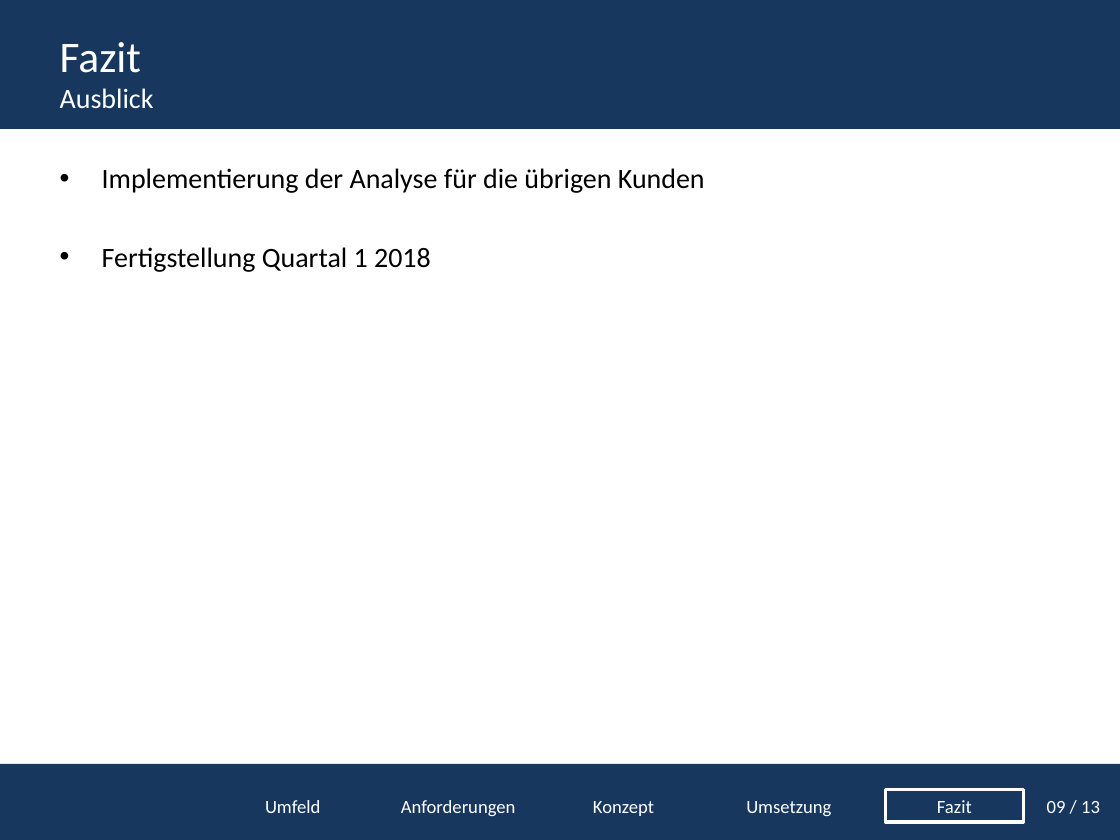
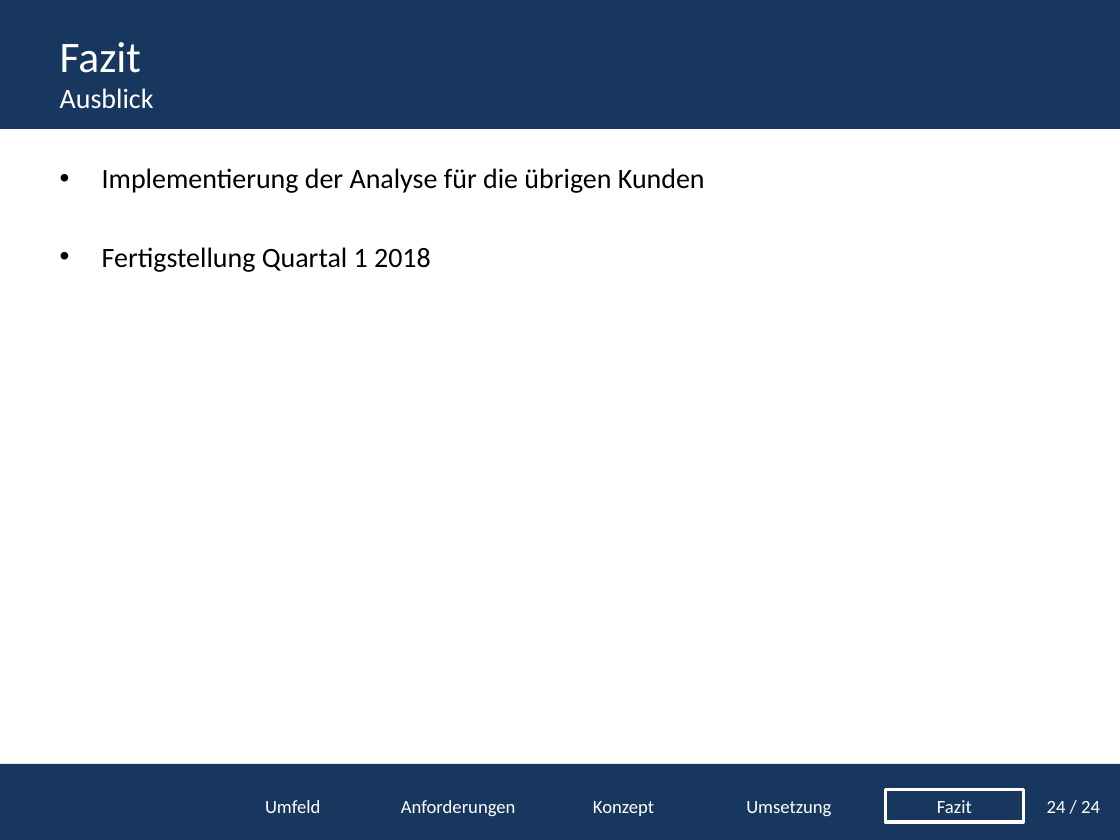
Before and after one commit to tomtom1992/Projektpr-sentation, a slide deck: slide 26 of Projektpräsentation.pptx. Drawn at 1120x840 pixels with LibreOffice and Linux fonts; fonts in the diff are those of the drawing; background and template pictures are left out. Boxes give left, top, right and bottom in pixels: in the first picture for what was removed or moved away, otherwise in the second. Text is boxed around its words. In the diff, an @@ line names an element or a change of style, - is before the commit and + after.

```diff
--- a/Projektpräsentation.pptx
+++ b/Projektpräsentation.pptx
@@ text at (1047, 801, 1100, 813): text changed @@
-09 / 13
+24 / 24
```
Also in this commit, not shown: 26 other slides changed.
